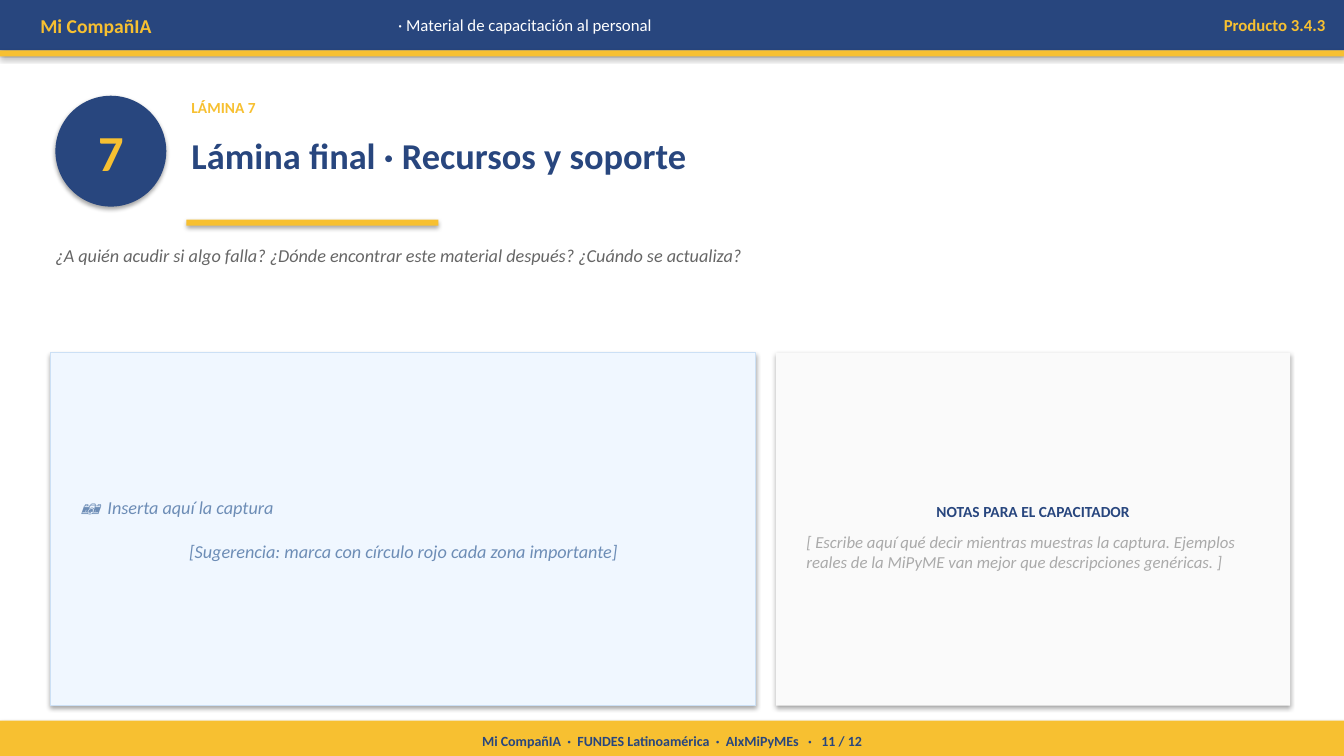
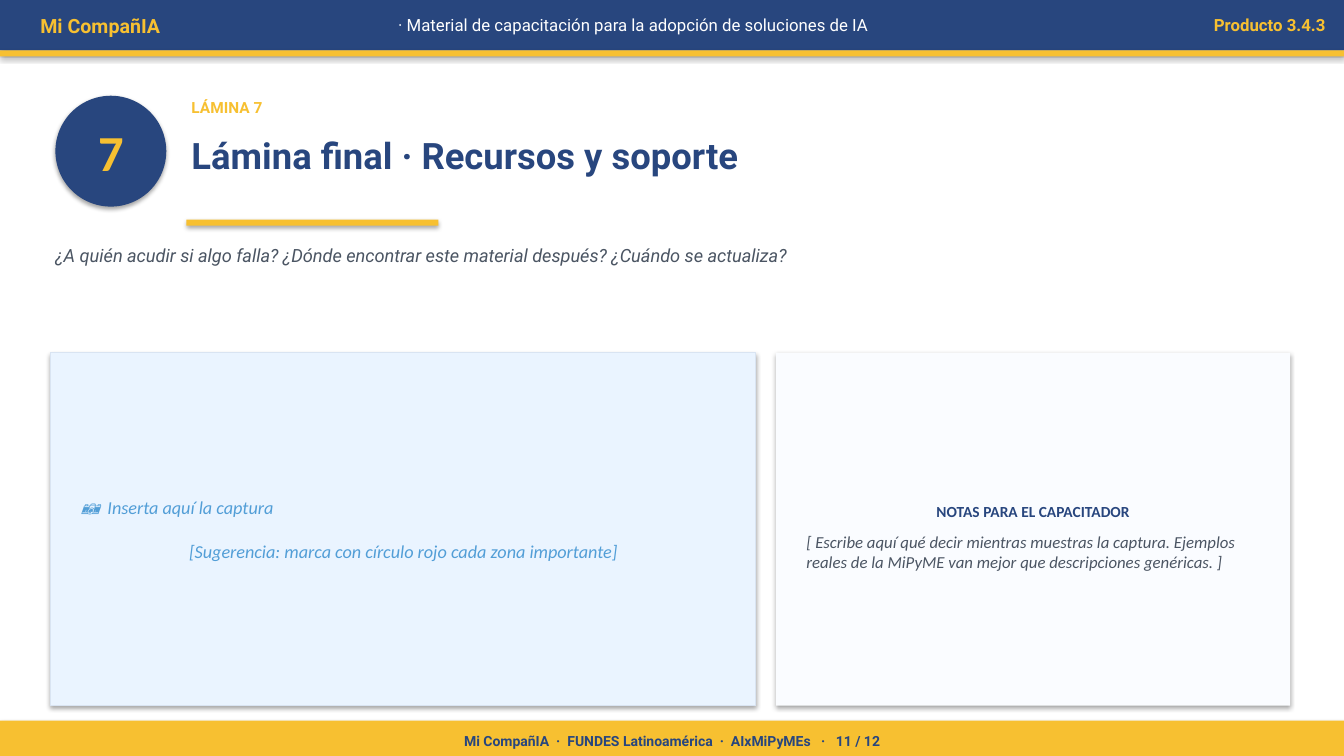
Before and after one commit to oymguerrero/manuales-ec-fundes, a slide deck: slide 11 of estandar-a/templates/3-4-3-material-capacitacion.pptx. Drawn at 1344x756 pixels with LibreOffice and Linux fonts; fonts in the diff are those of the drawing. Boxes give left, top, right and bottom in pixels: in the first picture for what was removed or moved away, otherwise in the second. Text is boxed around its words. In the diff, an @@ line names an element or a change of style, - is before the commit and + after.

```diff
--- a/estandar-a/templates/3-4-3-material-capacitacion.pptx
+++ b/estandar-a/templates/3-4-3-material-capacitacion.pptx
@@ text at [407, 18, 868, 35]: text changed; font Calibri to Roboto @@
-· Material de capacitación al personal
+· Material de capacitación para la adopción de soluciones de IA
@@ text "¿A quién acudir si algo ..." at [55, 248, 787, 266]: font Calibri to Roboto, text colour #666666 to #4B5563 @@
@@ rectangle "📷 Inserta aquí la captura ..." at [50, 353, 756, 706]: text colour #6D8DB6 to #529ED7; fill #F0F7FF to #EAF4FF; outline #CCE0F5 0.75 pt to #D9E4F2 0.75 pt @@
@@ rectangle "NOTAS PARA EL CAPACITADOR" at [776, 353, 1291, 706]: fill #FAFAFA to #FAFCFF @@
@@ text in rectangle at [806, 536, 1235, 571]: text colour #AAAAAA to #4B5563 in "[ Escribe aquí qué decir mientras muestras ..." @@
@@ font Calibri to Roboto in 5 elements at [40, 18, 161, 37], [1214, 18, 1326, 31], [191, 99, 263, 113], [191, 141, 738, 177], [464, 735, 880, 749] @@
```
Also in this commit, not shown: 11 other slides changed, 18 other files.
